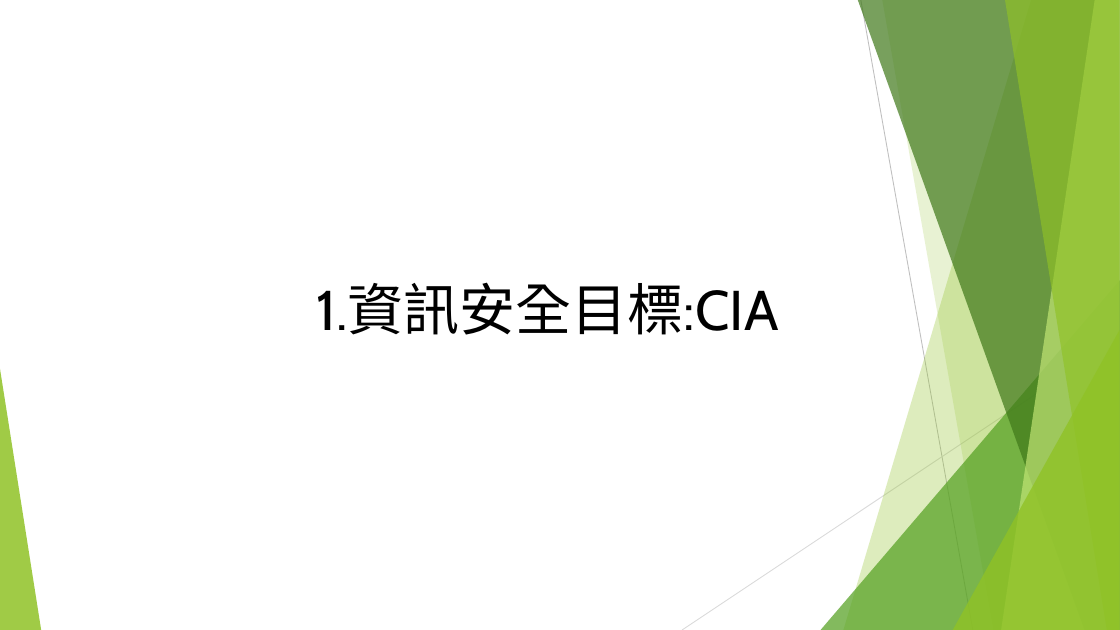
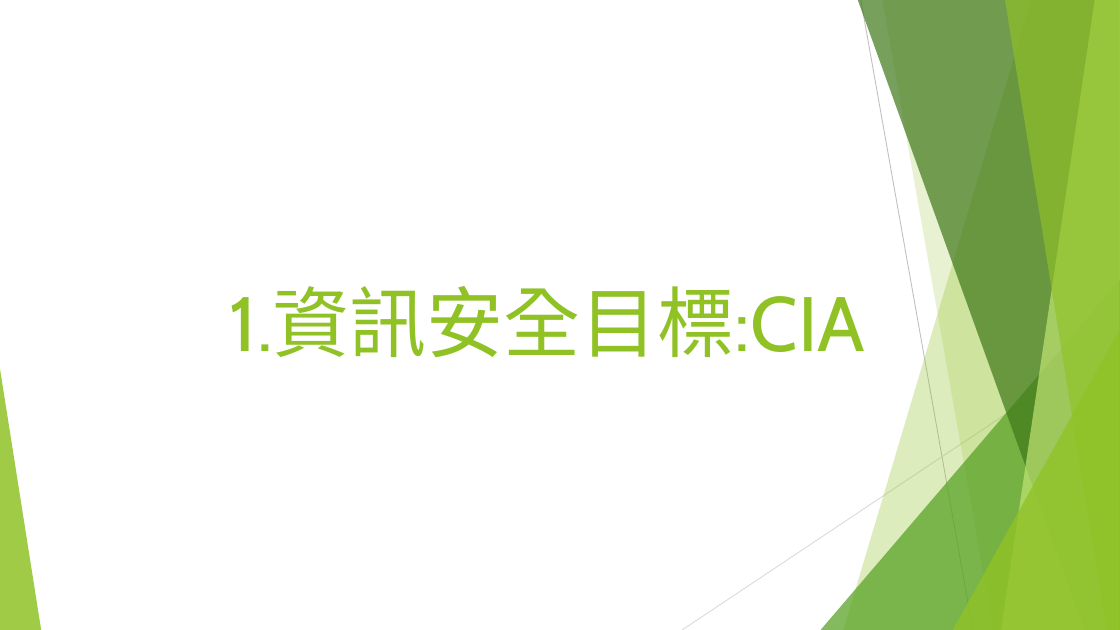
Before and after one commit to a909h333/Security2022, a slide deck: slide 3 of A090H333_資訊安全與素養_期中考報告.pptx. Drawn at 1120x630 pixels with LibreOffice and Linux fonts; fonts in the diff are those of the drawing. Boxes give left, top, right and bottom in pixels: in the first picture for what was removed or moved away, otherwise in the second. Text is boxed around its words. In the diff, an @@ line names an element or a change of style, - is before the commit and + after.

```diff
--- a/A090H333_資訊安全與素養_期中考報告.pptx
+++ b/A090H333_資訊安全與素養_期中考報告.pptx
@@ text "1.資訊安全目標:CIA" at <box>230,286,865,357</box>: size 48 to 66 pt, text colour #000000 to #90C226 @@
```
Also in this commit, not shown: 9 other slides changed, 8 slides added.
